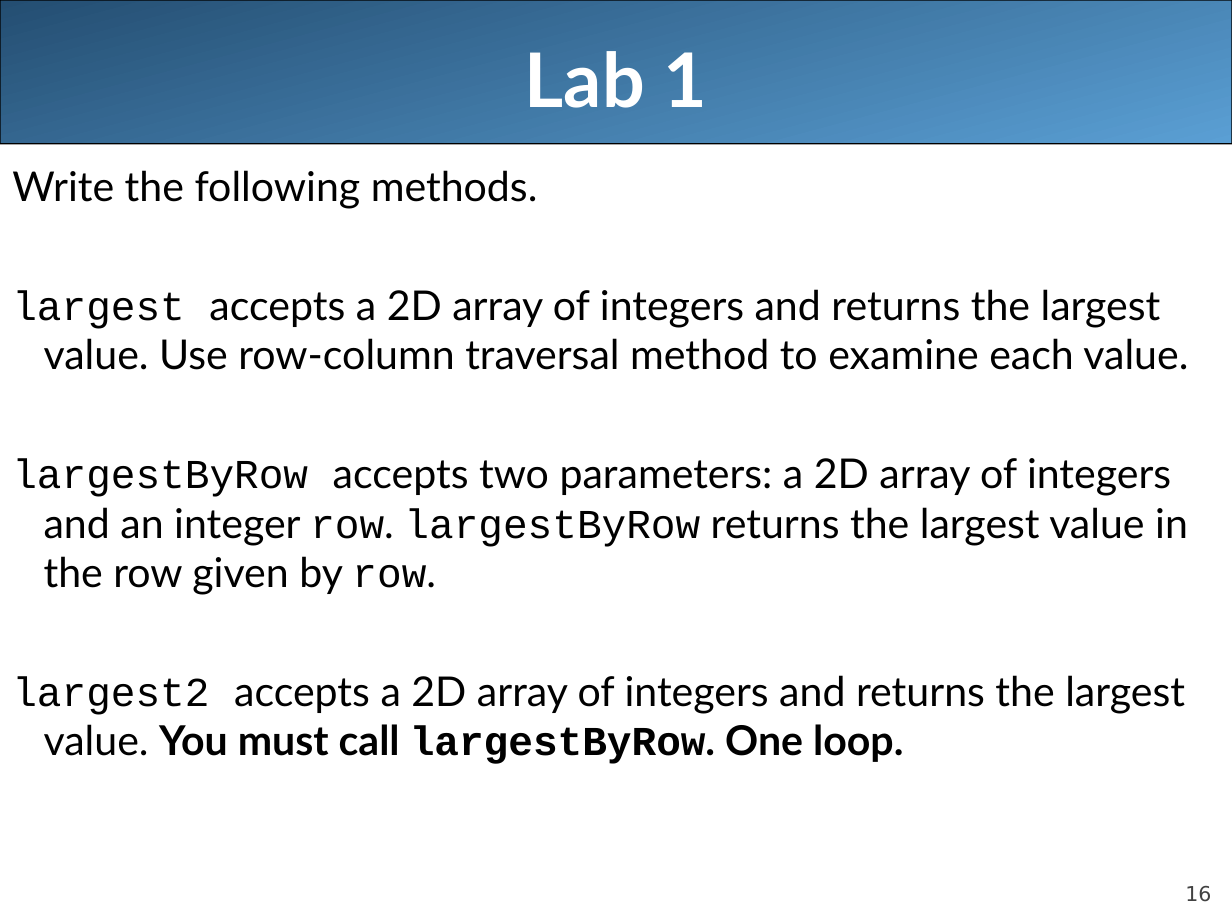
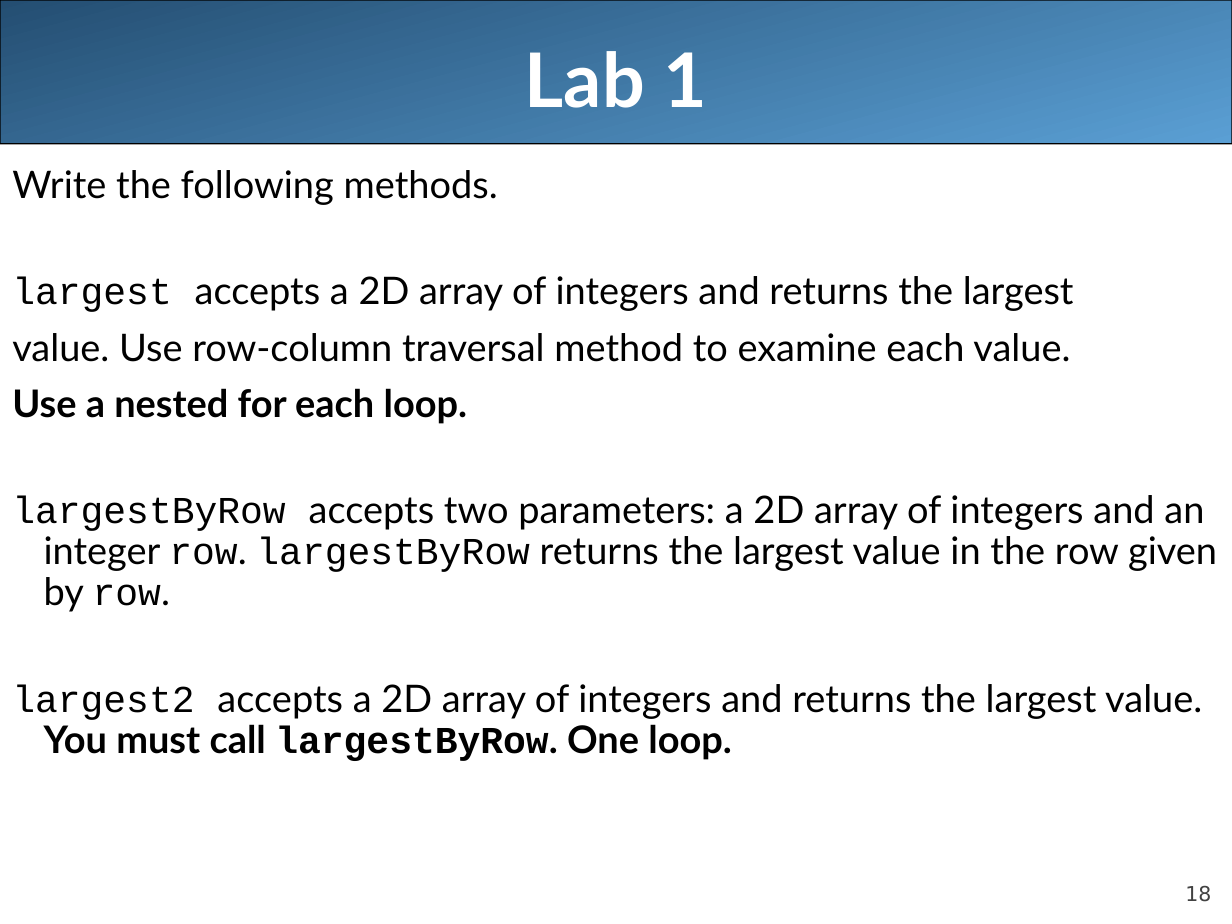
Before and after one commit to LongBaoNguyen/longbaonguyen.github.io, a slide deck: slide 18 of courses/apcsa/lecture20.ppt (slide 16 before the commit). Drawn at 1232x924 pixels with LibreOffice and Linux fonts; fonts in the diff are those of the drawing. Boxes give left, top, right and bottom in pixels: in the first picture for what was removed or moved away, otherwise in the second. Text is boxed around its words. In the diff, an @@ line names an element or a change of style, - is before the commit and + after.

```diff
--- a/courses/apcsa/lecture20.ppt
+++ b/courses/apcsa/lecture20.ppt
@@ text at (x1=12, y1=170, x2=1217, y2=761): size 24 to 22.2 pt in "Write the following methods.", "largestByRow accepts two parameters: a 2D array ...", "largest2 accepts a 2D array of integers ..."; line spacing 1 to 0.9 @@
@@ text at (x1=12, y1=276, x2=1074, y2=424): text changed; size 24 to 22.2 pt @@
-largest accepts a 2D array of integers and returns the largest value. Use row-column traversal method to examine each value.
+largest accepts a 2D array of integers and returns the largest
+value. Use row-column traversal method to examine each value.
+Use a nested for each loop.
@@ page number at (x1=1185, y1=885, x2=1211, y2=902): text changed @@
-16
+18
```
Also in this commit, not shown: 6 other slides changed, 2 slides added, 2 slides removed, 18 other files.
